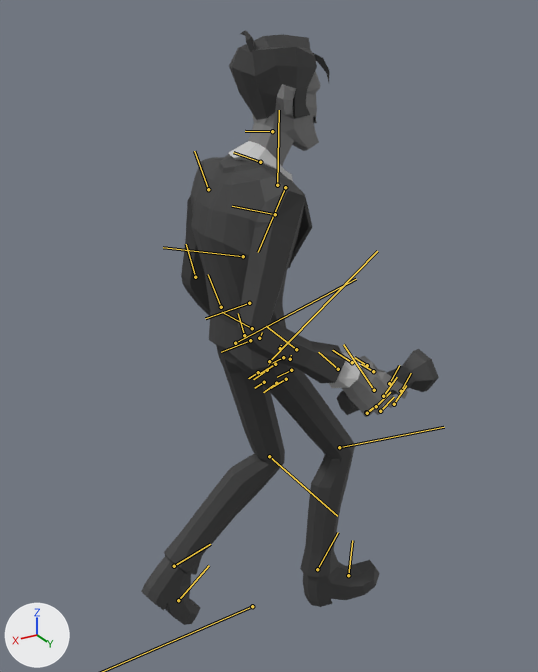
The FBX model res/chars/main_character/Anim_walk.FBX: old version first, new version second.
Camera for both pictures: a 50 mm lens placed at (1.27, 2.25, 2.42), pointed at (-0.07, 0.02, 1.3). Every picture has the same lights, and +X, +Y and +Z are marked at lower left. Both versions are drawn at frame 5 of the action 'Take 001'; the numbers are the values there. The bones that bend it are drawn over the model as lines.

Objects in the first picture: 'Lampe', 'main_character'.
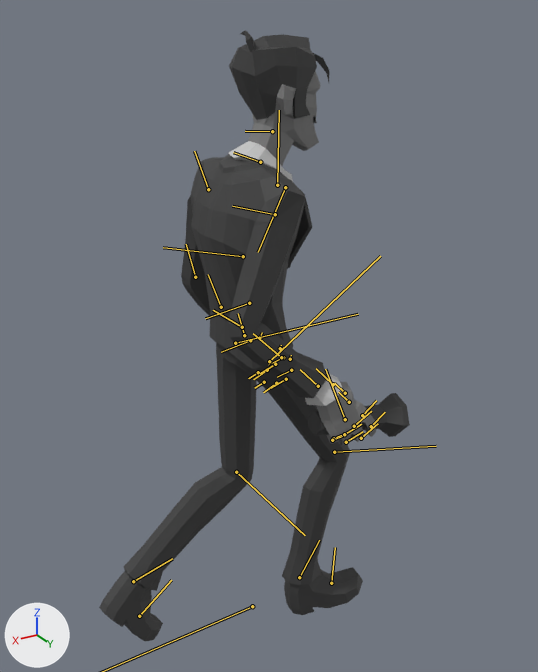
What changed in the scene script:
```text
Change bone_b_arm_r:
    where bone_b_arm_r = bpy.data.objects['Root'].pose.bones['B_arm_R']  # child of 'B_shoulder_R'
    bone_b_arm_r.rotation_quaternion: (0.904, 0.066, 0.0, 0.423) -> (0.902, 0.046, 0.042, 0.427)  # degrees (7, -3, 50) -> degrees (7, 2, 51)
Change bone_b_forearm_r:
    where bone_b_forearm_r = bpy.data.objects['Root'].pose.bones['B_forearm_R']  # child of 'B_arm_R'
    bone_b_forearm_r.rotation_quaternion: (0.894, 0.0, -0.448, 0.0) -> (0.917, 0.0, -0.398, 0.0)  # degrees (0, -53, 0) -> degrees (0, -47, 0)
Change bone_b_hand_r:
    where bone_b_hand_r = bpy.data.objects['Root'].pose.bones['B_hand_R']  # child of 'B_forearm_R'
    bone_b_hand_r.rotation_quaternion: (0.989, 0.046, 0.108, -0.091) -> (0.983, 0.05, 0.151, -0.089)  # degrees (4, 13, -10) -> degrees (4, 18, -10)
Change bone_b_leg_01_l:
    where bone_b_leg_01_l = bpy.data.objects['Root'].pose.bones['B_leg_01_L']  # child of 'B_pelvis'
    bone_b_leg_01_l.rotation_quaternion: (0.989, 0.043, 0.017, 0.139) -> (0.999, 0.04, 0.023, 0.002)  # degrees (5, 1, 16) -> degrees (5, 3, 0)
Change bone_b_leg_02_l:
    where bone_b_leg_02_l = bpy.data.objects['Root'].pose.bones['B_leg_02_L']  # child of 'B_leg_01_L'
    bone_b_leg_02_l.rotation_quaternion: (0.865, 0.0, 0.0, -0.502) -> (0.916, 0.0, 0.0, -0.4)  # degrees (0, 0, -60) -> degrees (0, 0, -47)
Change bone_b_foot_l:
    where bone_b_foot_l = bpy.data.objects['Root'].pose.bones['B_foot_L']  # child of 'B_leg_02_L'
    bone_b_foot_l.rotation_quaternion: (0.988, -0.082, 0.006, -0.127) -> (0.991, -0.083, 0.004, -0.104)  # degrees (-9, 0, -15) -> degrees (-9, -1, -12)
Change bone_b_leg_01_r:
    where bone_b_leg_01_r = bpy.data.objects['Root'].pose.bones['B_leg_01_R']  # child of 'B_pelvis'
    bone_b_leg_01_r.rotation_quaternion: (0.95, 0.04, 0.005, 0.31) -> (0.957, 0.041, 0.007, 0.288)  # degrees (5, -1, 36) -> degrees (5, -1, 33)
Change bone_b_leg_02_r:
    where bone_b_leg_02_r = bpy.data.objects['Root'].pose.bones['B_leg_02_R']  # child of 'B_leg_01_R'
    bone_b_leg_02_r.rotation_quaternion: (0.944, 0.0, 0.0, -0.33) -> (0.93, 0.0, 0.0, -0.366)  # degrees (0, 0, -39) -> degrees (0, 0, -43)
Change bone_b_foot_r:
    where bone_b_foot_r = bpy.data.objects['Root'].pose.bones['B_foot_R']  # child of 'B_leg_02_R'
    bone_b_foot_r.rotation_quaternion: (0.999, 0.017, -0.038, -0.005) -> (0.998, 0.018, -0.037, 0.057)  # degrees (2, -4, -1) -> degrees (2, -4, 6)
```

Changed parts and their boxes (x1, y1, x2, y2) in the pictures (538 x 672 px):
'main_character', posed: before (141, 31, 408, 625); after (99, 31, 377, 641)
'Lampe', posed (33% shorter): before (337, 349, 439, 415); after (307, 393, 410, 437)
bone 'B_forearm_R', root to tip: before (252, 328) to (222, 312); after (242, 327) to (213, 310)
bone 'B_hand_R', root to tip: before (338, 369) to (318, 352); after (318, 386) to (300, 369)
bone 'B_leg_01_L', root to tip: before (235, 343) to (356, 279); after (235, 343) to (358, 314)
bone 'B_leg_02_L', root to tip: before (269, 456) to (337, 516); after (236, 472) to (305, 535)
bone 'B_foot_L', root to tip: before (174, 566) to (210, 544); after (133, 581) to (172, 558)
bone 'B_leg_01_R', root to tip: before (269, 361) to (377, 251); after (269, 361) to (380, 256)
bone 'B_leg_02_R', root to tip: before (339, 447) to (444, 427); after (334, 452) to (436, 446)
bone 'B_foot_R', root to tip: before (317, 569) to (338, 532); after (299, 577) to (319, 540)
